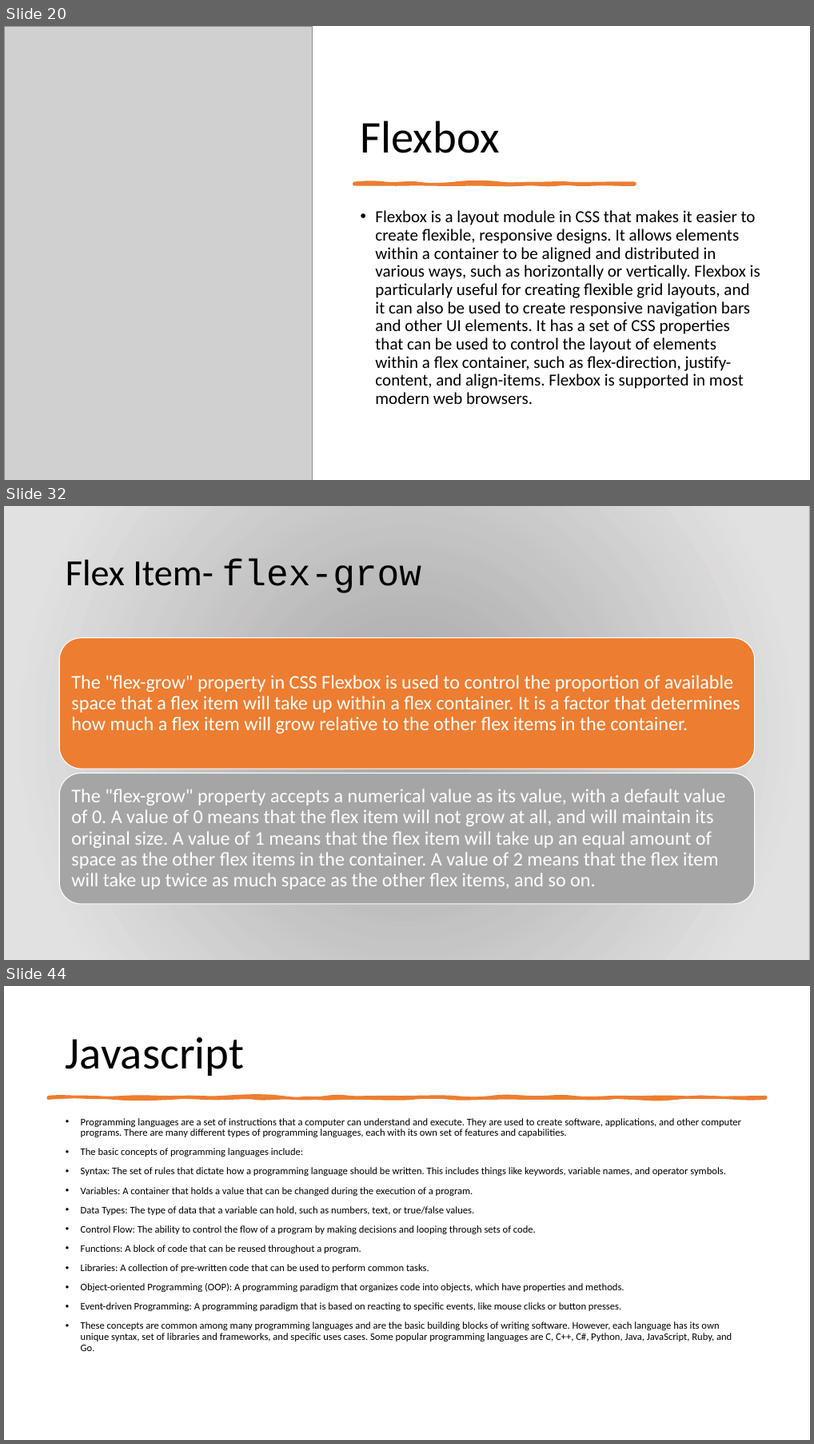
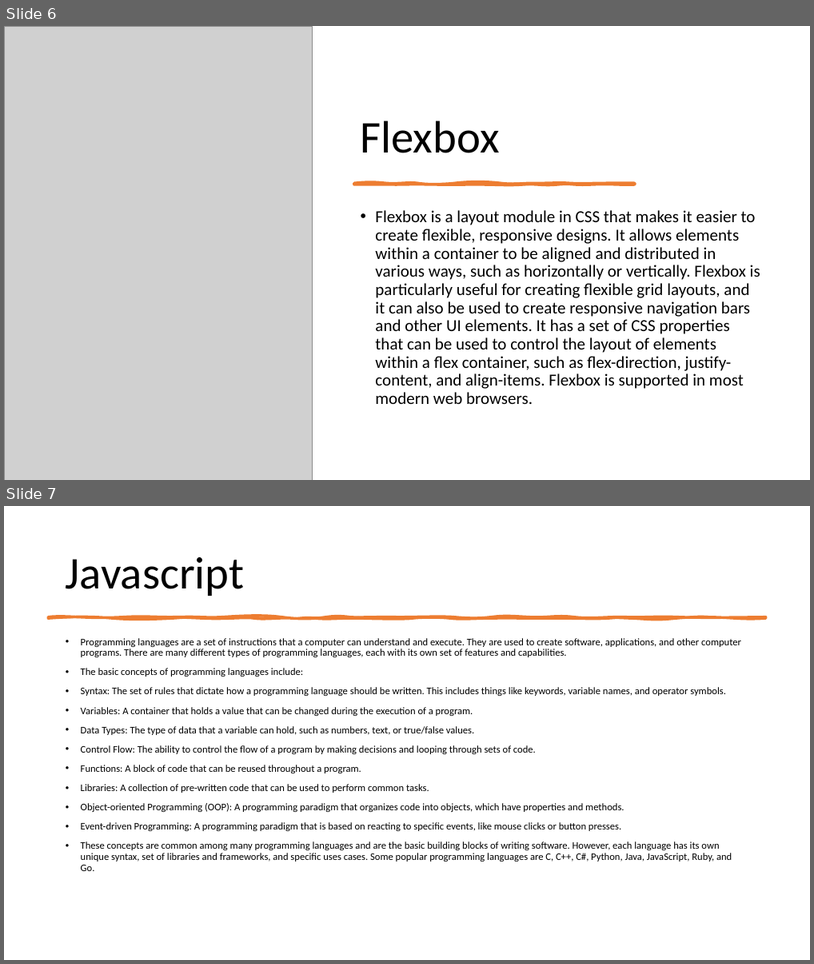
Before and after one commit to 1shaked/full-stack, a slide deck: 5ass/main5.pptx. Shown one above the other, each under a label of ours: slides 20, 32 and 44 before the commit, slides 6 and 7 after it; the slides between them are not shown. The pictures are 814x1444 and 814x964 pixels, drawn with LibreOffice and Linux fonts; fonts in the diff are those of the drawing; grey boxes stand for pictures; background and template pictures are left out; a plain dark background stands for a picture behind light text. Boxes give left, top, right and bottom in pixels: in the first picture for what was removed or moved away, otherwise in the second. Text is boxed around its words. In the diff, an @@ line names an element or a change of style, - is before the commit and + after.

```diff
--- a/5ass/main5.pptx
+++ b/5ass/main5.pptx
@@ slide 32 removed at (4,506,810,960), background picture (left out) @@
@@ rectangle removed at (4,506,810,960) @@
@@ title removed at (66,560,422,593) @@
-Flex Item- flex-grow
@@ group removed at (60,638,755,904): 2 rounded rectangles, 2 texts @@
-The "flex-grow" property in CSS Flexbox is used to control the proportion of available space that a flex item will take up within a flex container. It is a factor that determines how much a flex item will grow relative to the other flex items in the container.
-The "flex-grow" property accepts a numerical value as its value, with a default value of 0. A value of 0 means that the flex item will not grow at all, and will maintain its original size. A value of 1 means that the flex item will take up an equal amount of space as the other flex items in the container. A value of 2 means that the flex item will take up twice as much space as the other flex items, and so on.
@@ what was slide 20 is now slide 6 @@
@@ what was slide 44 is now slide 7 @@
```
Also in this commit, not shown: 1 slide changed, 19 slides added, 34 other slides removed, 27 other files.
